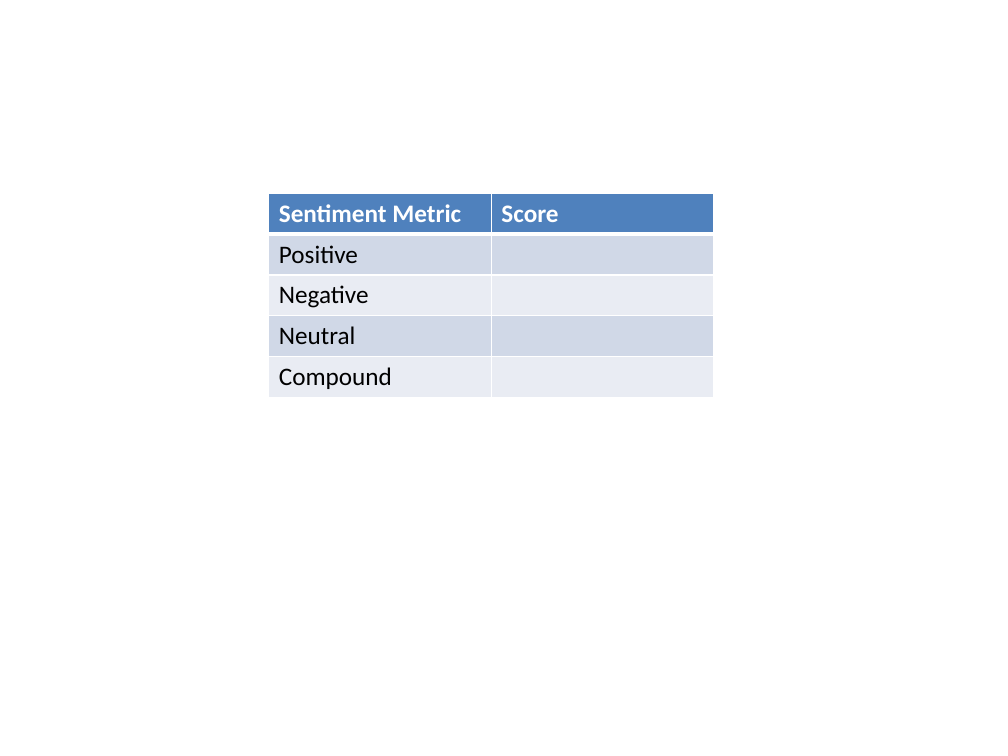
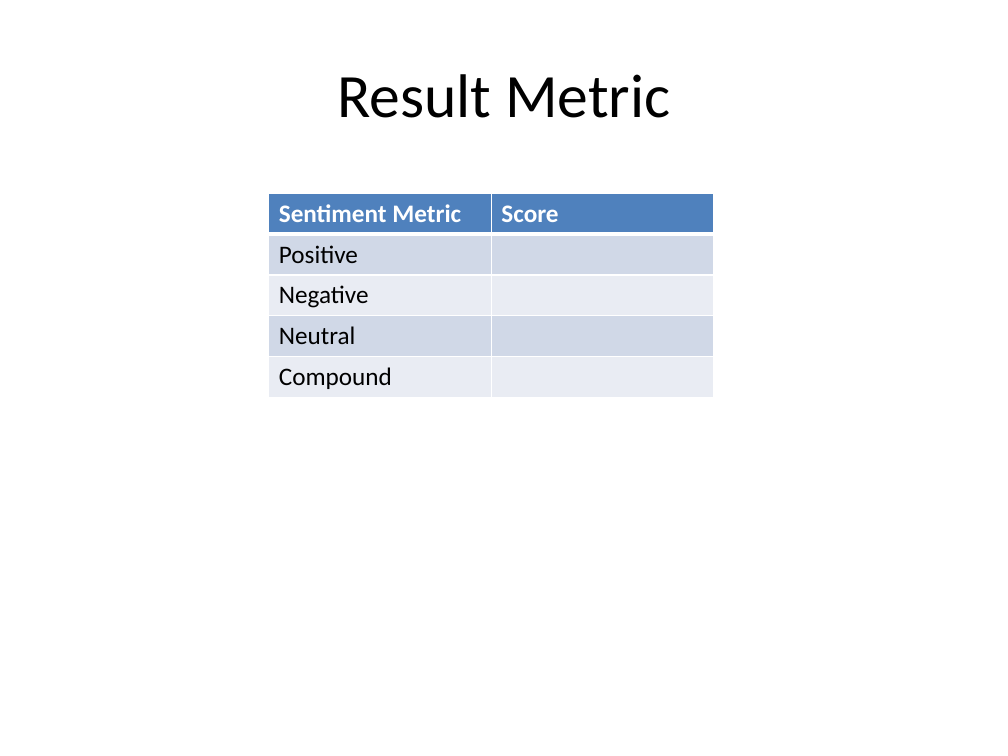
Before and after one commit to goyalneha269/sentiment, a slide deck: slide 8 of sentiment Analysis.pptx (slide 4 before the commit). Drawn at 1008x756 pixels with LibreOffice and Linux fonts; fonts in the diff are those of the drawing. Boxes give left, top, right and bottom in pixels: in the first picture for what was removed or moved away, otherwise in the second. Text is boxed around its words. In the diff, an @@ line names an element or a change of style, - is before the commit and + after.

```diff
--- a/sentiment Analysis.pptx
+++ b/sentiment Analysis.pptx
@@ title added at (x1=337, y1=74, x2=670, y2=118), 44 pt, text #000000 @@
+Result Metric
```
Also in this commit, not shown: 1 other slide changed, 8 slides added, 1 slide removed.
